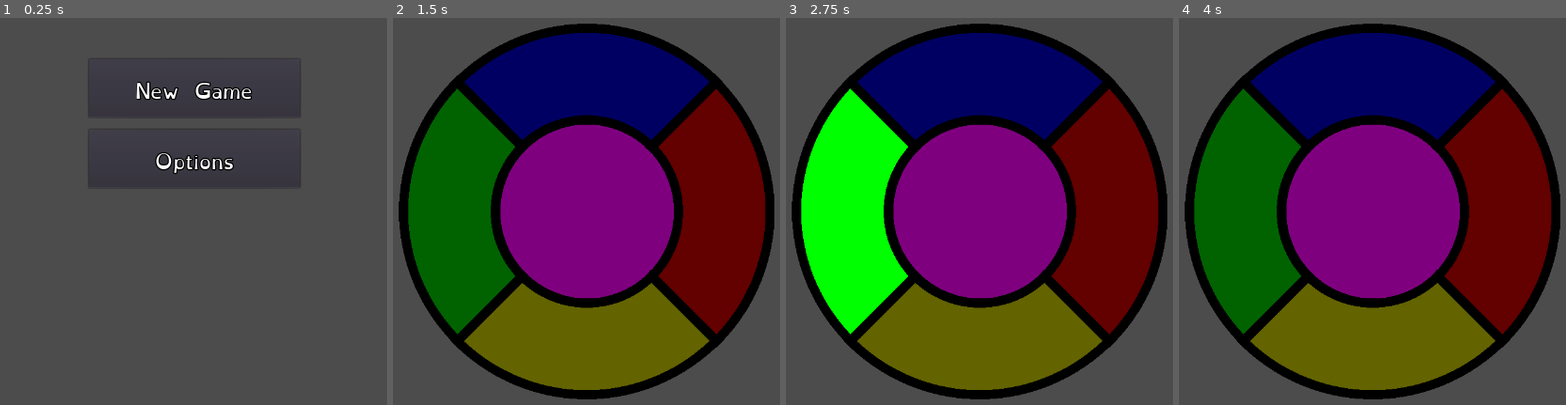
Above: before the commit, frames 1-4 (left to right).
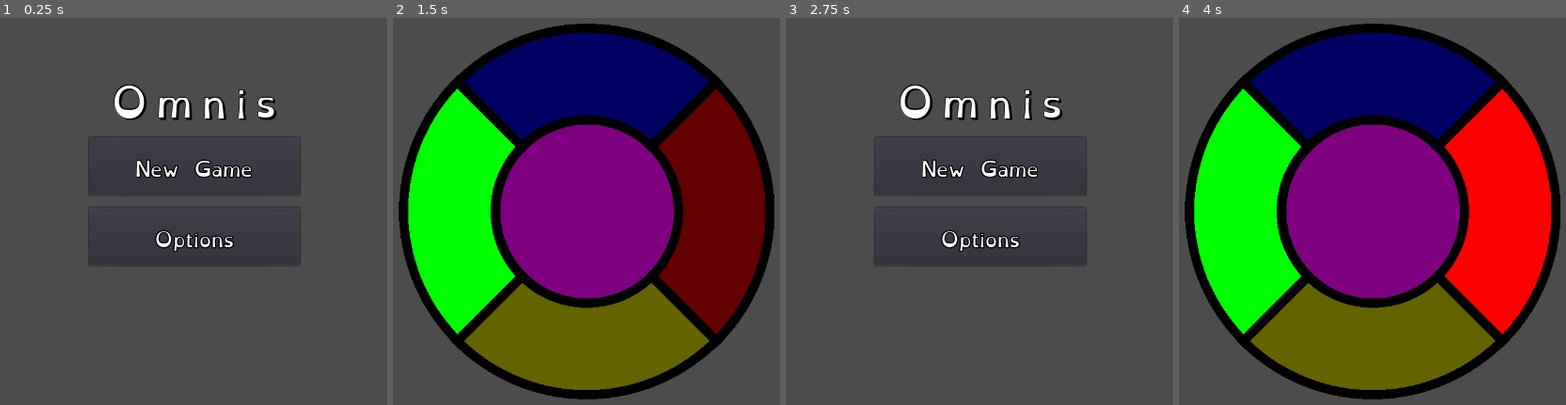
Above: after the commit, the same moments.

Repository: n-c0de-r/Omnis
Game: Godot game, scene res://scenes/TitleScreen.tscn
Same seed, same stepped clock (60 frames per second), same inputs: the game is played once before the commit and once after it.
Inputs (mouse positions are in pixels of both pictures, inside the frame that each line leads up to):
- Up to frame 1 (0.25 s): no input
- Up to frame 2 (1.5 s): click "New Game" at 0.5 s; click (586, 211) at 1.25 s
- Up to frame 3 (2.75 s): click (979, 87) at 2 s
- Up to frame 4 (4 s): click (1372, 165) at 2.75 s, where only the run after the commit has a clickable "New Game"; click (1496, 211) at 3.5 s

The runs differ from the first frame. In frame 1, 3.8% of the frame differs, in the area x 22-78%, y 13-64%; in frame 2, 11%; in frame 3, 74%, in the area x 1-99%, y 1-99%; in frame 4, 23%.

Commit message:
revert to console
I cannot figure out which timing options to implement, and even more: how.
I can't do it right and no tips, tutorials and documentation help. I'm not really cut out to understand this stuff now...

I get the concepts and coding as is, but not how to turn abstract information from documentation into actual working code.

Diff:
--- a/scenes/Game/GameScreen.tscn
+++ b/scenes/Game/GameScreen.tscn
@@ -25,6 +25,9 @@
 texture_normal = ExtResource( 6 )
 
 [node name="TxtBtn_BLUE" parent="." instance=ExtResource( 4 )]
+__meta__ = {
+"_editor_description_": ""
+}
 
 [node name="TxtBtn_RED" parent="." instance=ExtResource( 5 )]
 
--- a/scenes/TitleScreen.tscn
+++ b/scenes/TitleScreen.tscn
@@ -21,7 +21,6 @@
 margin_bottom = 260.0
 
 [node name="Label" type="Label" parent="VBox_Menu"]
-visible = false
 margin_right = 944.0
 margin_bottom = 128.0
 size_flags_vertical = 1
@@ -35,8 +34,9 @@
 valign = 1
 
 [node name="HBoxContainer" type="HBoxContainer" parent="VBox_Menu"]
+margin_top = 132.0
 margin_right = 944.0
-margin_bottom = 220.0
+margin_bottom = 352.0
 alignment = 1
 
 [node name="VBox_Buttons" type="VBoxContainer" parent="VBox_Menu/HBoxContainer"]
--- a/scripts/GameScreen.gd
+++ b/scripts/GameScreen.gd
@@ -2,21 +2,18 @@
 
 # Constants to use
 enum btnNames {NONE, BLUE, RED, YELLOW, GREEN}
-# Old attempt in animation with self modulation, might need again or delete later!
-#const fullCols: Array = [Color.transparent, Color.blue, Color.red, Color.yellow, Color.green]
-#const halfCols: Array = [Color.transparent, Color.darkblue, Color.darkred, Color.darkgoldenrod, Color.darkgreen]
 
 # Game loop variables
-var checkPoint: int = 0
-var playerChoice: int = 0
-var isGameOver: bool = false
 var isPlayerTurn: bool = false
 
-var moveList: Array = [1, 2, 4]
+var checkPoint: int = 0
+var deltaTime: float = 0
+
+var moveList: Array = []
+var buttonList: Array = []
 var nextButton: TextureButton
+var playerChoice: TextureButton
 
-onready var timer1: Timer = $Timer
-onready var timer2: Timer = $Timer2
 
 # Called when the node enters the scene tree for the first time.
 func _ready():
@@ -24,71 +21,67 @@
 
 # Called every frame. 'delta' is the elapsed time since the previous frame.
 func _process(_delta):
-	if(!isGameOver): #bool
-		if(isPlayerTurn): #bool
-			checkInput()
-		else:
-			getNextColor()
+	deltaTime += _delta
+
+	if isPlayerTurn: #bool
+		checkInput()
 	else:
-		if(Input.is_action_just_pressed("ui_accept")):
-			resetGame() # not implemented yet
+		getNextColor()
+
+	if Input.is_action_just_pressed("ui_accept"):
+		resetGame() # not fully implemented yet
 
 
 # Custom functions in alphabetical order
 func checkInput():
-	playerChoice = 0
+	playerChoice = null
 
 	if Input.is_action_just_pressed("ui_up") and !$TxtBtn_BLUE.pressed:
-		playerChoice = btnNames.BLUE
-		#compareChoices(ButtonColors.BLUE)
+		playerChoice = $TxtBtn_BLUE
 	elif Input.is_action_just_pressed("ui_down") and !$TxtBtn_YELLOW.pressed:
-		playerChoice = btnNames.YELLOW
-		#compareChoices(ButtonColors.YELLOW)
+		playerChoice = $TxtBtn_YELLOW
 	elif Input.is_action_just_pressed("ui_right") and !$TxtBtn_RED.pressed:
-		playerChoice = btnNames.RED
-		#compareChoices(ButtonColors.RED)
+		playerChoice = $TxtBtn_RED
 	elif Input.is_action_just_pressed("ui_left") and !$TxtBtn_GREEN.pressed:
-		playerChoice = btnNames.GREEN
-		#compareChoices(ButtonColors.GREEN)
+		playerChoice = $TxtBtn_GREEN
 
-	if(checkPoint != moveList.size()):
-		if (playerChoice != 0):
+	if checkPoint != buttonList.size():
+		if playerChoice != null:
 			compareChoices(playerChoice)
 	else:
 		isPlayerTurn = false
 		checkPoint = 0
 
 
-
-
 func compareChoices(choice):
-	if(choice == moveList[checkPoint]):
+	if(choice == buttonList[checkPoint]):
 		checkPoint += 1
 	else:
 		print("Wrong move. Game Over!")
-		isGameOver = true
 		get_tree().change_scene("res://scenes/TitleScreen.tscn")
 
 
 # Generates a new color to guess
 func getNextColor():
 	randomize()
-	var nextColor: int = (randi() % (btnNames.size()-1)+1)
-	#moveList.append(nextColor)
+	var nextColor: int = randi() % (btnNames.size()-1)+1
+	var s: String = btnNames.keys()[nextColor]
+	nextButton = get_node("TxtBtn_%s" % s)
+	buttonList.append(nextButton)
 	playList()
 
 
 # Play the guess list visually to the player
 func playList():
 	var s: String
-	# Just for gebugging to see the current order
-	var list: String = "Round " + str(moveList.size()) + ":"
 
-	for c in moveList:
-		# Gets the next button in order to simulate
-		s = btnNames.keys()[c]
-		nextButton = get_node("TxtBtn_%s" % s)
-		timer1.start(1)
+	# Just for debugging to see the current order
+	var list: String = "Round " + str(buttonList.size()) + ":"
+
+	for btn in buttonList:
+		# debugging, delete later
+		s = str(btn.name).split("_")[1]
+		simulatePress(btn) #real code
 
 		# debugging, delete later
 		list += " " + s
@@ -100,7 +93,7 @@
 
 # Resets the game
 func resetGame():
-	moveList.clear()
+	buttonList.clear()
 	checkPoint = 0
 	isPlayerTurn = false
 
@@ -108,18 +101,17 @@
 # Simulate mouse down on the button by changing
 # it's state. Texture takes care of the visuals
 func simulatePress(btn: TextureButton):
+	var start: int = deltaTime
+	#TODO: timing and delays should go here but
+	# I can't figure it out, and give up for now
+
 	# Simulates a button press visually to the player
-	btn.set_toggle_mode(true)
-	btn.set_pressed_no_signal(true)
-	timer2.start(2)
-
-
-# Simulate mouse down on the button by changing
-# it's state. Texture takes care of the visuals
-func simulateRelease(btn: TextureButton):
-	# Simulate mouse released on the button just visually
-	btn.set_pressed_no_signal(false)
-	btn.set_toggle_mode(false)
+	if !btn.pressed:
+		btn.set_toggle_mode(!btn.pressed)
+		btn.set_pressed_no_signal(!btn.pressed)
+	else:
+		btn.set_pressed_no_signal(!btn.pressed)
+		btn.set_toggle_mode(!btn.pressed)
 
 
 # Signal callbacks
@@ -134,9 +126,3 @@
 
 func _on_TxtBtn_GREEN_button_up():
 	Input.action_press("ui_left")
-
-func _on_Timer_timeout():
-	simulatePress(nextButton)
-
-func _on_Timer2_timeout():
-	simulateRelease(nextButton)
